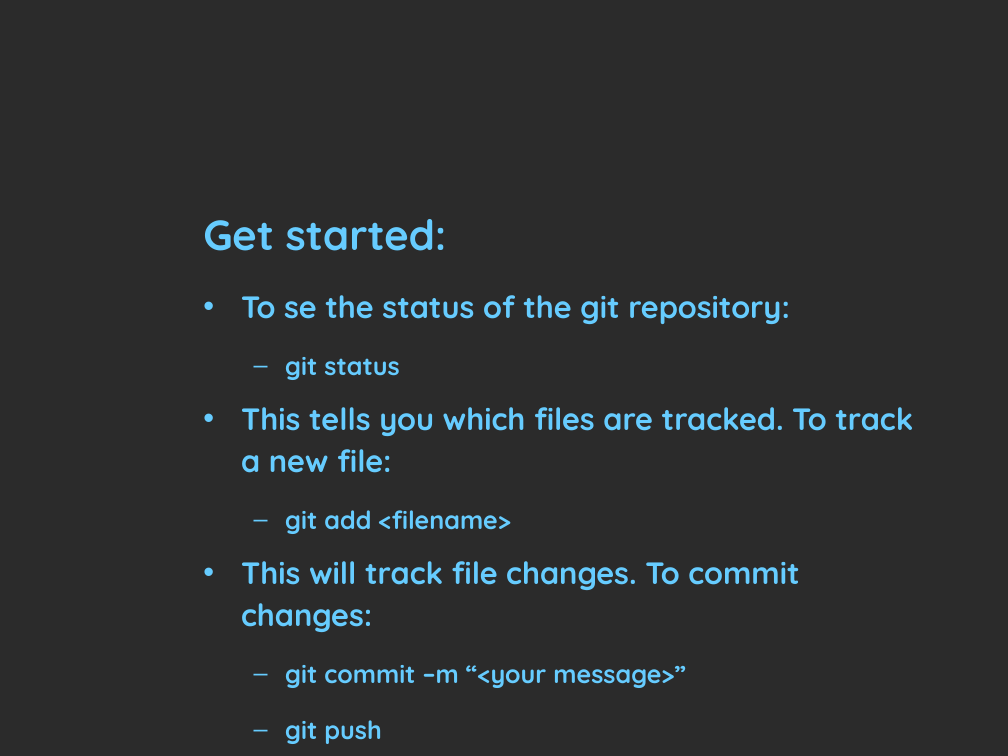
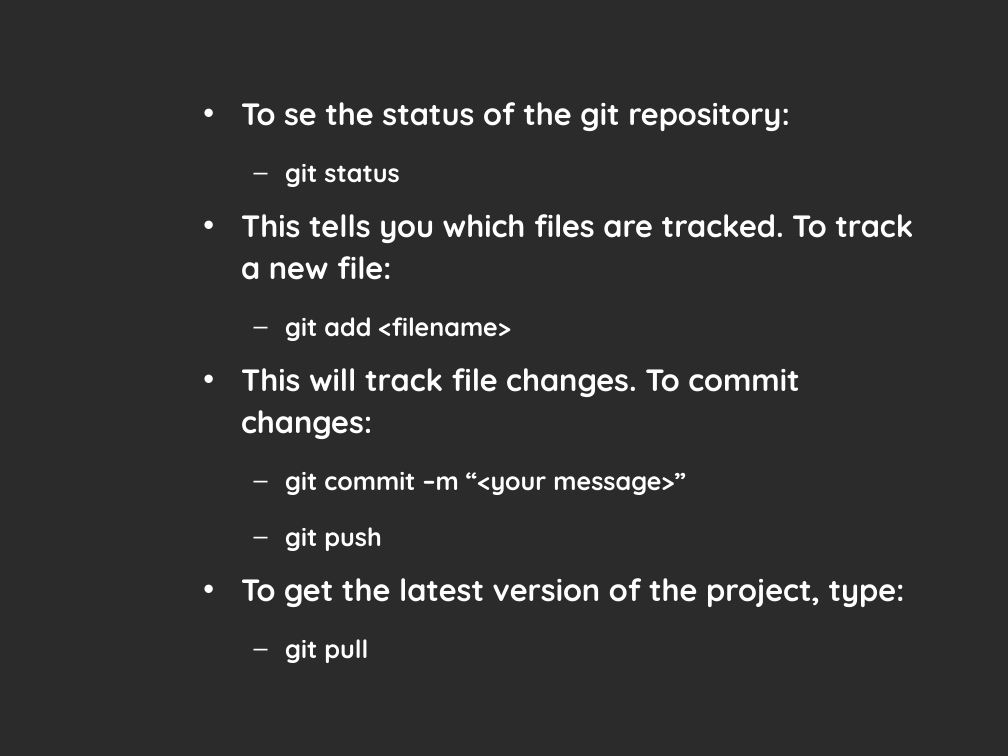
Before and after one commit to Barstad/Auto-BAHN, a slide deck: slide 5 of git_intro.pptx. Drawn at 1008x756 pixels with LibreOffice and Linux fonts; fonts in the diff are those of the drawing; background and template pictures are left out; a plain dark background stands for a picture behind light text. Boxes give left, top, right and bottom in pixels: in the first picture for what was removed or moved away, otherwise in the second. Text is boxed around its words. In the diff, an @@ line names an element or a change of style, - is before the commit and + after.

```diff
--- a/git_intro.pptx
+++ b/git_intro.pptx
@@ text "To se the status of ...": place and size @@
-text "To se the status of ..." at [241, 295, 913, 688]
+text "To se the status of ..." at [241, 102, 913, 663]
@@ text at [241, 102, 913, 551]: text colour #66CCFF to #FFFFFF in "To se the status of the git ...", "git status", "This tells you which files are tracked. ...", "git add <filename>" and 3 more places @@
@@ title removed at [203, 219, 447, 251] @@
-Get started:
@@ text at [241, 578, 905, 663]: paragraphs added @@
+• To get the latest version of the project, type:
+  – git pull
```
